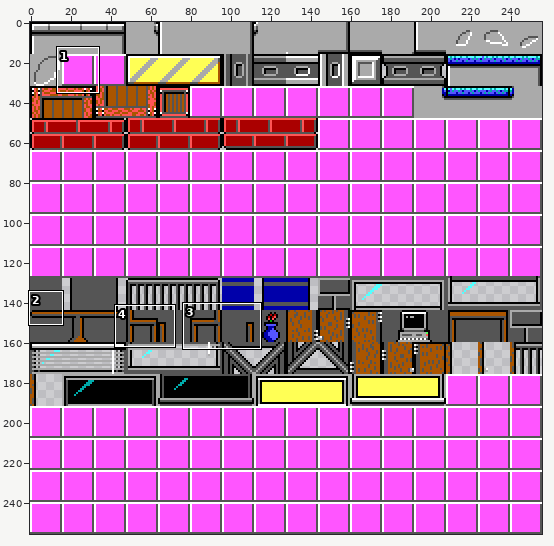
Sprite sheet: bin/data/tile_sheet.png. The first picture is a wide view before the edit; the outline marks the close-up.
Close-up. As it was:
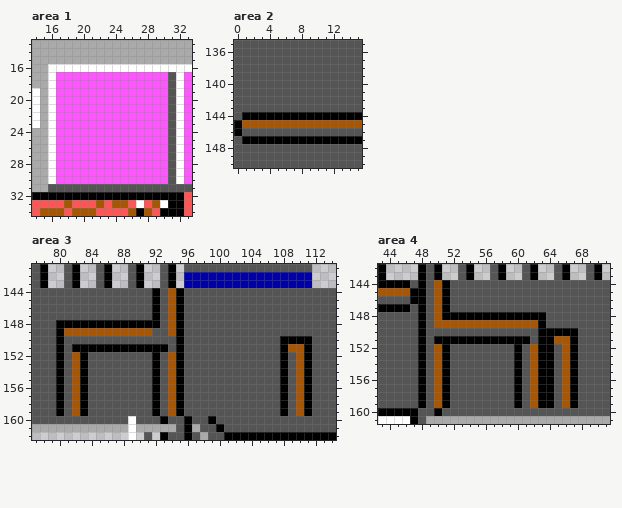
The file is 256x256 pixels. Shown: area 1: x 14..33, y 13..34; area 2: x 0..15, y 135..150; area 3: x 77..114, y 141..162; area 4: x 43..71, y 142..161. The commit also changed other parts of the picture, which this record leaves out.
Now the later version:
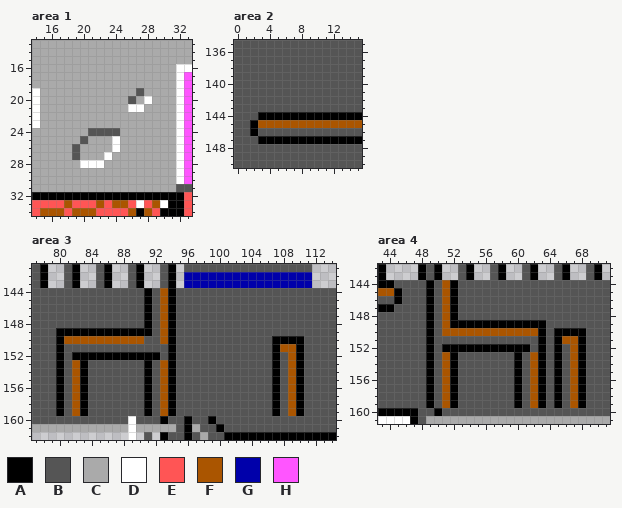
Palette (. is transparent): A #000000  B #555555  C #aaaaaa  D #ffffff  E #ff5555  F #aa5500  G #0000aa  H #ff55ff
The edit:
Area 1:
Colour H gives way to colour B in row 19 at x 27; in row 20 at x 26; in row 24 at x 21 to 24; in row 25 at x 20; in rows 26 to 27 at x 19.
Colour B gives way to colour C in rows 17 to 30 at x 31; in row 31 at x 16 to 31.
Colour D gives way to colour C in row 16 at x 16 to 31; in rows 17 to 30 at x 16.
Colour H gives way to colour C in rows 17 to 18 at x 17 to 30; in row 19 at x 17 to 26 and 28 to 30; in row 20 at x 17 to 25, 27 and 29 to 30; in row 21 at x 17 to 25 and 28 to 30; in rows 22 to 23 at x 17 to 30; in row 24 at x 17 to 20 and 25 to 30.
Colour H gives way to colour C in row 25 at x 17 to 19, 21 to 23 and 25 to 30; in row 26 at x 17 to 18, 20 to 23 and 25 to 30; in row 27 at x 17 to 18, 20 to 22 and 24 to 30; in row 28 at x 17 to 19 and 23 to 30; in rows 29 to 30 at x 17 to 30.
Colour H gives way to colour D in row 20 at x 28; in row 21 at x 26 to 27; in rows 25 to 26 at x 24; in row 27 at x 23; in row 28 at x 20 to 22.
Area 2:
Colour B gives way to colour A in row 146 at x 2.
Colour F gives way to colour A in row 145 at x 2.
Colour A gives way to colour B in row 144 at x 1 to 2; in rows 145 to 146 at x 0; in row 147 at x 1 to 2.
Colour F gives way to colour B in row 145 at x 1.
Area 3:
Colour B gives way to colour A in rows 144 to 147 at x 91; in rows 150 to 151 at x 94 and 107; in row 152 at x 84 to 91 and 107; in rows 153 to 159 at x 91 and 107.
Colour F gives way to colour A in rows 144 to 148 at x 94; in row 149 at x 81 to 91 and 94; in row 151 at x 110; in row 152 at x 82, 94 and 110; in rows 153 to 159 at x 94 and 110.
Colour A gives way to colour B in rows 144 to 147 at x 92 and 95; in row 148 at x 80 to 90, 92 and 95; in row 149 at x 95; in row 150 at x 95 and 111; in row 151 at x 82 to 93, 95 and 111; in row 152 at x 95, 108 and 111.
Colour A gives way to colour B in rows 153 to 159 at x 92, 95, 108 and 111.
Colour A gives way to colour F in row 151 at x 108.
Colour B gives way to colour F in rows 144 to 149 at x 93; in row 150 at x 81 to 90 and 93; in row 152 at x 109; in rows 153 to 159 at x 93 and 109.
Area 4:
Colour B gives way to colour A in rows 144 to 145 at x 49 and 52; in row 146 at x 45, 49 and 52; in row 147 at x 49 and 52; in rows 148 to 149 at x 49; in rows 150 to 151 at x 49 and 68; in row 152 at x 49, 52 to 59, 61, 65 and 68.
Colour B gives way to colour A in rows 153 to 159 at x 49, 52, 65 and 68.
Colour F gives way to colour A in row 145 at x 45; in row 149 at x 52 to 62; in row 151 at x 65.
Colour A gives way to colour B in row 144 at x 45 to 46 and 48; in rows 145 to 146 at x 47 to 48; in row 147 at x 45 to 46 and 48; in row 148 at x 48 and 53 to 63; in row 149 at x 48; in row 150 at x 48 and 64.
Colour A gives way to colour B in row 151 at x 48, 50 to 61 and 64; in rows 152 to 159 at x 48 and 64.
Colour F gives way to colour B in row 144 at x 50; in row 145 at x 46 and 50; in rows 146 to 149 at x 50; in row 152 at x 50, 62 and 66; in rows 153 to 159 at x 50 and 66.
Colour A gives way to colour F in rows 144 to 148 at x 51; in rows 151 to 152 at x 67; in rows 153 to 159 at x 51 and 67.
Colour B gives way to colour F in row 150 at x 51 to 62.
